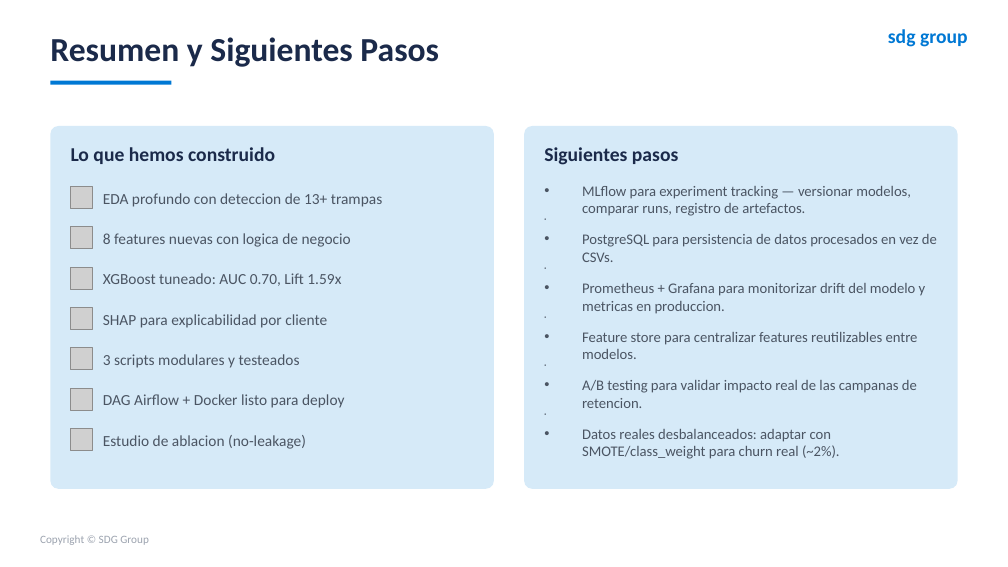
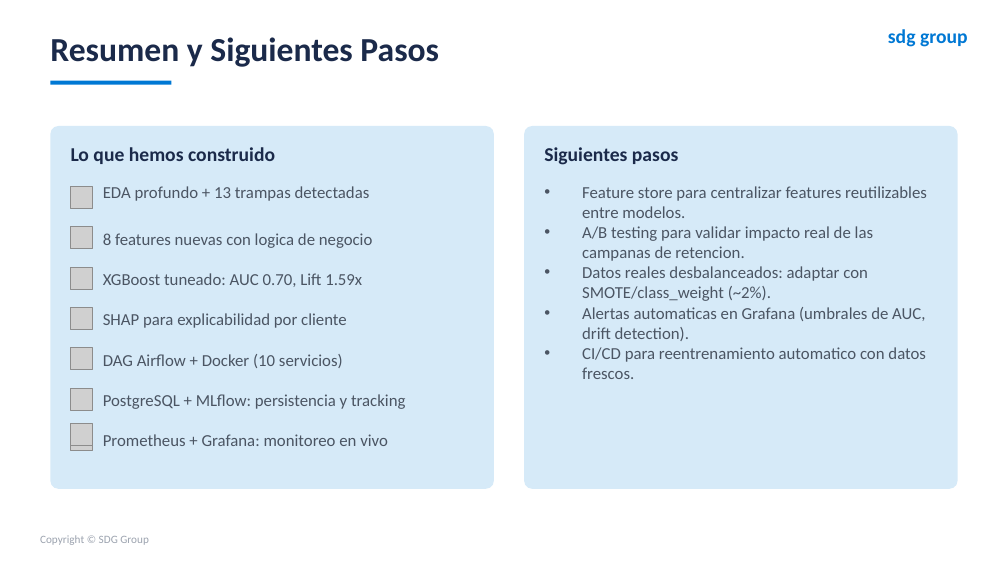
Before and after one commit to TomasUrban0/AI_Test_SDG, a slide deck: slide 26 of Presentacion_Churn_SDG.pptx (slide 24 before the commit). Drawn at 1008x567 pixels with LibreOffice and Linux fonts; fonts in the diff are those of the drawing; grey boxes stand for pictures. Boxes give left, top, right and bottom in pixels: in the first picture for what was removed or moved away, otherwise in the second. Text is boxed around its words. In the diff, an @@ line names an element or a change of style, - is before the commit and + after.

```diff
--- a/Presentacion_Churn_SDG.pptx
+++ b/Presentacion_Churn_SDG.pptx
@@ text at bbox=[103, 186, 370, 201]: text changed; size 11 to 12 pt @@
-EDA profundo con deteccion de 13+ trampas
+EDA profundo + 13 trampas detectadas
@@ text "EDA profundo + 13 trampas ..." at bbox=[103, 186, 370, 201]: vertical alignment middle to top @@
@@ text at bbox=[582, 186, 937, 314]: paragraphs removed @@
-• MLflow para experiment tracking — versionar modelos, comparar runs, registro de artefactos.
-• PostgreSQL para persistencia de datos procesados en vez de CSVs.
-• Prometheus + Grafana para monitorizar drift del modelo y metricas en produccion.
@@ text at bbox=[582, 186, 927, 261]: size 10.5 to 12 pt in "Feature store para centralizar features reutilizables entre ...", "A/B testing para validar impacto real de ..." @@
@@ text at bbox=[582, 266, 926, 379]: text changed; size 10.5 to 12 pt @@
-• Datos reales desbalanceados: adaptar con SMOTE/class_weight para churn real (~2%).
+• Datos reales desbalanceados: adaptar con SMOTE/class_weight (~2%).
+• Alertas automaticas en Grafana (umbrales de AUC, drift detection).
+• CI/CD para reentrenamiento automatico con datos frescos.
@@ size 11 to 12 pt in 3 elements at bbox=[103, 233, 373, 248], bbox=[103, 273, 362, 287], bbox=[103, 313, 347, 328] @@
@@ text at bbox=[103, 354, 343, 368]: text changed; size 11 to 12 pt @@
-3 scripts modulares y testeados
+DAG Airflow + Docker (10 servicios)
@@ text at bbox=[103, 394, 405, 409]: text changed; size 11 to 12 pt @@
-DAG Airflow + Docker listo para deploy
+PostgreSQL + MLflow: persistencia y tracking
@@ picture added at bbox=[71, 423, 93, 446] @@
@@ text at bbox=[103, 434, 388, 446]: text changed; size 11 to 12 pt @@
-Estudio de ablacion (no-leakage)
+Prometheus + Grafana: monitoreo en vivo
```
Also in this commit, not shown: 3 other slides changed, 2 slides added, 20 other files.
